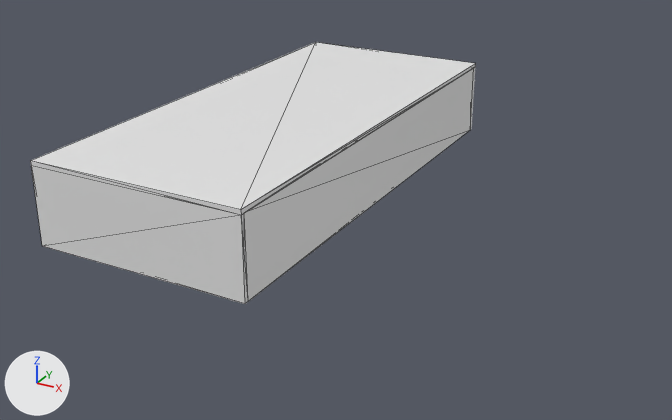
Two versions of the glTF model public/glb/GIUONG-BUC-KHOI-PHU.glb, one commit apart.
Before and after are seen from a 50 mm lens placed at (4.34, -1.96, 1.34), pointed at (2.85, 0.75, -0.01). Lighting does not change. The marker at lower left points along +X, +Y and +Z. The first picture is the older version. Mesh edges are drawn as thin lines.

Names of what the first picture shows: 'FGR-H-VAT-NGANG', 'FLW-H-CHAN-GIUONG-3', 'SLW-H-THANH-GIUONG-3' and 1 more.
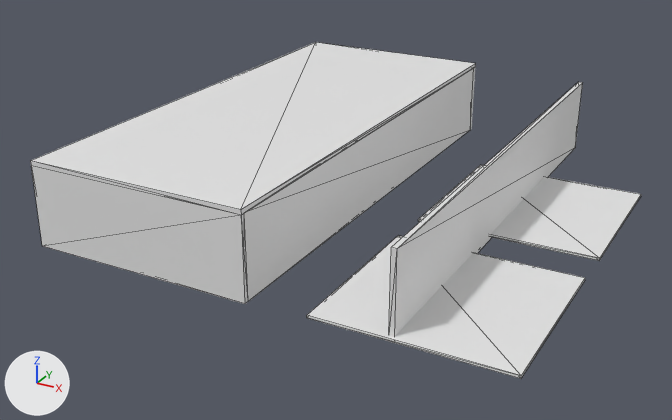
The newer file is also turned or shifted as a whole; pictures and numbers use the older file's frame.

Edits to the scene script, one JSON object a line:
```json
{"op": "add", "block": "mat_material_026", "code": ["mat_material_026 = principled_material('Material.026')", "mat_material_026.base_color = (0.8, 0.8, 0.8)  # white #e7e7e7"]}
{"op": "add", "block": "mat_material_025", "code": ["mat_material_025 = principled_material('Material.025')", "mat_material_025.base_color = (0.8, 0.8, 0.8)  # white #e7e7e7"]}
{"op": "add", "block": "mat_material_006", "code": ["mat_material_006 = principled_material('Material.006')", "mat_material_006.base_color = (0.8, 0.8, 0.8)  # white #e7e7e7"]}
{"op": "add", "block": "me_g___555627_004", "code": ["me_g___555627_004 = bpy.data.meshes.new('G-__555627.004')", "me_g___555627_004.from_pydata(...)  # a box spanning x 0.0..0.625, y 0.0..0.6, z 0.0..0.008", "me_g___555627_004.materials.append(mat_material_026)  # white #e7e7e7"]}
{"op": "add", "block": "me_g___555627_003", "code": ["me_g___555627_003 = bpy.data.meshes.new('G-__555627.003')", "me_g___555627_003.from_pydata(...)  # a box spanning x 0.0..0.625, y 0.0..0.6, z 0.0..0.008", "me_g___555627_003.materials.append(mat_material_025)  # white #e7e7e7"]}
{"op": "add", "block": "me_g___556194_004", "code": ["me_g___556194_004 = bpy.data.meshes.new('G-__556194.004')", "me_g___556194_004.from_pydata(...)  # a box spanning x 0.0..0.02, y 0.0..1.77, z 0.0..0.28", "me_g___556194_004.materials.append(mat_material_006)  # white #e7e7e7"]}
{"op": "add", "block": "ob_sgr_h_vat_phai_phu", "code": ["ob_sgr_h_vat_phai_phu = bpy.data.objects.new('SGR-H-VAT-PHAI-PHU', me_g___555627_004)", "ob_sgr_h_vat_phai_phu.location = (3.17, 0.752, 0.012)"]}
{"op": "add", "block": "ob_sgr_h_vat_trai_phu", "code": ["ob_sgr_h_vat_trai_phu = bpy.data.objects.new('SGR-H-VAT-TRAI-PHU', me_g___555627_003)", "ob_sgr_h_vat_trai_phu.location = (3.165, 0.0, 0.012)"]}
{"op": "add", "block": "ob_flw_h_xuong_ngang_phu_1", "code": ["ob_flw_h_xuong_ngang_phu_1 = bpy.data.objects.new('FLW-H-XUONG-NGANG-PHU-1', me_g___556194_004)", "ob_flw_h_xuong_ngang_phu_1.location = (3.413, 0.017, 0.0)"]}
```

Changed parts and their boxes [x1, y1, x2, y2] in the pictures (672 x 420 px):
```json
{"object": "SGR-H-VAT-TRAI-PHU", "change": "added", "after": [307, 235, 585, 378]}
{"object": "FLW-H-XUONG-NGANG-PHU-1", "change": "added", "after": [389, 82, 582, 343]}
{"object": "SGR-H-VAT-PHAI-PHU", "change": "added", "after": [418, 165, 641, 261]}
{"object": "FLW-H-CHAN-GIUONG-2", "change": "unchanged, uncovered by the edit", "after": [244, 68, 474, 301]}
{"object": "FLW-H-CHAN-GIUONG-3", "change": "unchanged, covered by the edit", "before": [244, 68, 474, 301]}
```
